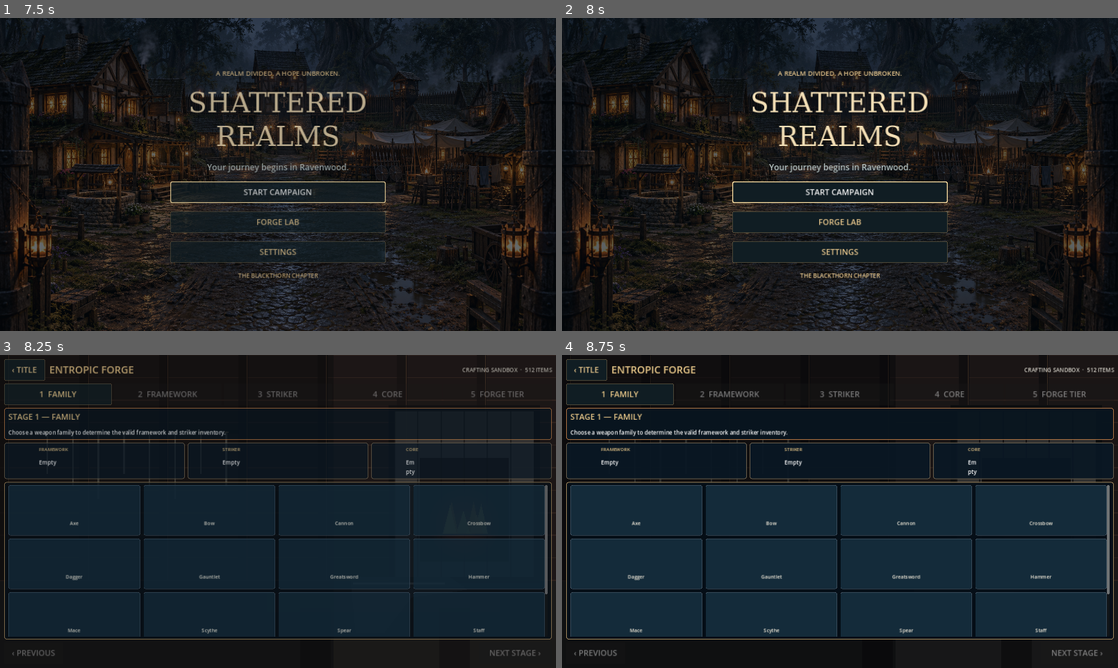
Above: before the commit, frames 1-4 (two rows, left to right).
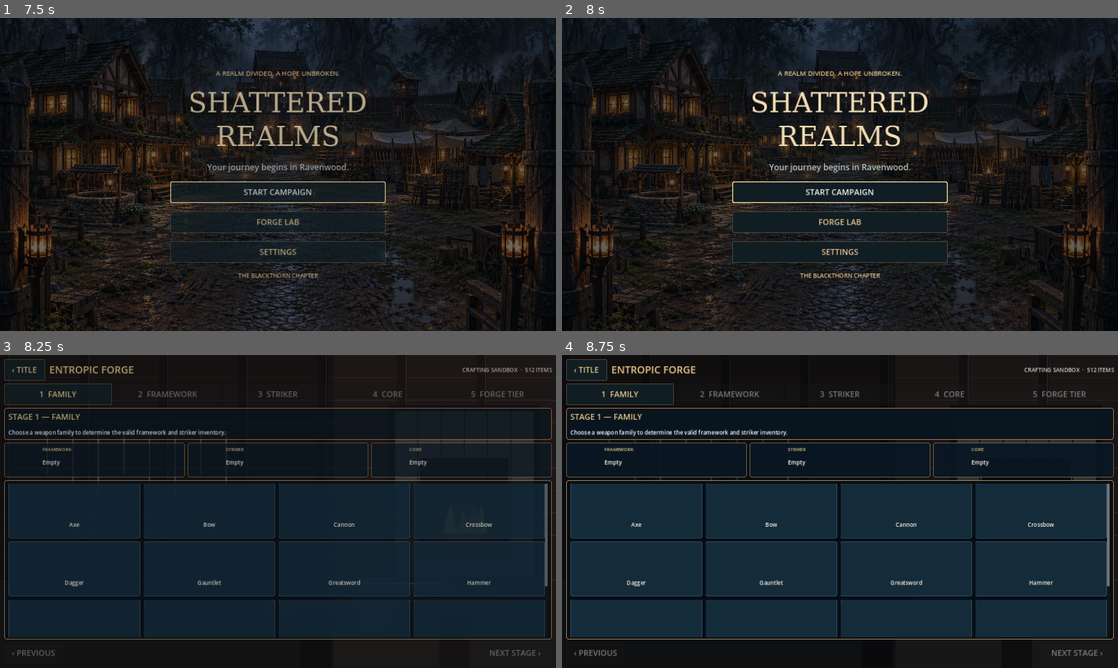
Above: after the commit, the same moments.

Repository: tpylman90-ctrl/shattered-realms-next
Game: Godot game, scene res://scenes/front_end.tscn
Same seed, same stepped clock (60 frames per second), same inputs: the game is played once before the commit and once after it.
Inputs:
- Up to frame 1 (7.5 s): click "START CAMPAIGN" at 0.5 s; click "‹ TITLE" at 1.25 s; click "START CAMPAIGN" at 2 s; click "Ravenwood" at 2.75 s; click "BLACKTHORN ›" at 3.5 s; click "Cursed Mire" at 4.25 s; click "−" at 5 s; click "+" at 5.75 s; click "FIT MAP" at 6.5 s; click "‹ TITLE" at 7.25 s
- Up to frame 2 (8 s): no input
- Up to frame 3 (8.25 s): click "FORGE LAB" at 8 s
- Up to frame 4 (8.75 s): no input

Frames 1-2 are identical in both runs. In frame 3, 6.6% of the frame differs, in the area x 0-100%, y 29-91%; in frame 4, 7.7%.

Commit message:
Improve sparse inventory layouts and show large named weapon artwork or composited assembly preview

Diff:
--- a/scripts/forge_lab_v2.gd
+++ b/scripts/forge_lab_v2.gd
@@ -30,6 +30,10 @@
 var selection_view: Control
 var result_view: Control
 var stage_description: Label
+var assembly_row: HBoxContainer
+var result_art: TextureRect
+var composite_preview: Control
+var result_note: Label
 
 func _ready() -> void:
 	var parsed: Variant = JSON.parse_string(FileAccess.get_file_as_string(CATALOG))
@@ -125,25 +129,27 @@
 	stage_description.autowrap_mode = TextServer.AUTOWRAP_WORD_SMART
 	excol.add_child(stage_description)
 	# Above the scrolling grid we keep all three assembly slots on display.
-	var assembly := HBoxContainer.new()
-	assembly.add_theme_constant_override("separation",8)
-	content_root.add_child(assembly)
+	assembly_row = HBoxContainer.new()
+	assembly_row.add_theme_constant_override("separation",8)
+	content_root.add_child(assembly_row)
 	for index in range(3):
 		var panel := _panel(Color(0.035,0.09,0.14,0.93),Color("#665c4b"))
 		panel.size_flags_horizontal = Control.SIZE_EXPAND_FILL
-		assembly.add_child(panel)
+		assembly_row.add_child(panel)
 		var inside := HBoxContainer.new()
 		panel.add_child(inside)
 		var pic := TextureRect.new()
-		pic.custom_minimum_size = Vector2(76,78)
+		pic.custom_minimum_size = Vector2(86,82)
 		pic.expand_mode = TextureRect.EXPAND_IGNORE_SIZE
 		pic.stretch_mode = TextureRect.STRETCH_KEEP_ASPECT_CENTERED
 		inside.add_child(pic)
 		slot_pictures.append(pic)
 		var names := VBoxContainer.new()
+		names.size_flags_horizontal = Control.SIZE_EXPAND_FILL
 		inside.add_child(names)
 		names.add_child(_label(["FRAMEWORK","STRIKER","CORE"][index],13,GOLD))
 		var value := _label("Empty",16)
+		value.size_flags_horizontal = Control.SIZE_EXPAND_FILL
 		value.autowrap_mode = TextServer.AUTOWRAP_WORD_SMART
 		names.add_child(value)
 		slot_names.append(value)
@@ -178,23 +184,47 @@
 	result_panel.size_flags_horizontal = Control.SIZE_EXPAND_FILL
 	result_scroll.add_child(result_panel)
 	var result_stack := VBoxContainer.new()
-	result_stack.add_theme_constant_override("separation",10)
+	result_stack.size_flags_horizontal = Control.SIZE_EXPAND_FILL
+	result_stack.add_theme_constant_override("separation",6)
 	result_panel.add_child(result_stack)
-	center_label = _label("",30,GOLD)
+	center_label = _label("",29,GOLD)
 	center_label.horizontal_alignment = HORIZONTAL_ALIGNMENT_CENTER
 	result_stack.add_child(center_label)
-	var hero := TextureRect.new()
-	hero.name = "ResultWeaponImage"
-	hero.custom_minimum_size = Vector2(0,220)
-	hero.expand_mode = TextureRect.EXPAND_IGNORE_SIZE
-	hero.stretch_mode = TextureRect.STRETCH_KEEP_ASPECT_CENTERED
-	result_stack.add_child(hero)
+	var reveal := HBoxContainer.new()
+	reveal.add_theme_constant_override("separation",18)
+	result_stack.add_child(reveal)
+	var showcase := VBoxContainer.new()
+	showcase.custom_minimum_size.x = 400
+	showcase.size_flags_horizontal = Control.SIZE_EXPAND_FILL
+	reveal.add_child(showcase)
+	var display_surface := _panel(Color(0.025,0.055,0.09,0.92),GOLD)
+	showcase.add_child(display_surface)
+	var display_center := CenterContainer.new()
+	display_center.custom_minimum_size.y = 246
+	display_surface.add_child(display_center)
+	var art_stack := Control.new()
+	art_stack.custom_minimum_size = Vector2(415,244)
+	display_center.add_child(art_stack)
+	result_art = TextureRect.new()
+	result_art.name = "ResultWeaponImage"
+	result_art.set_anchors_and_offsets_preset(Control.PRESET_FULL_RECT)
+	result_art.expand_mode = TextureRect.EXPAND_IGNORE_SIZE
+	result_art.stretch_mode = TextureRect.STRETCH_KEEP_ASPECT_CENTERED
+	art_stack.add_child(result_art)
+	composite_preview = Control.new()
+	composite_preview.set_anchors_and_offsets_preset(Control.PRESET_FULL_RECT)
+	art_stack.add_child(composite_preview)
+	result_note = _label("",14,Color("#d7c9ac"))
+	result_note.horizontal_alignment = HORIZONTAL_ALIGNMENT_CENTER
+	result_note.autowrap_mode = TextServer.AUTOWRAP_WORD_SMART
+	showcase.add_child(result_note)
 	details = RichTextLabel.new()
 	details.bbcode_enabled = true
 	details.fit_content = true
 	details.scroll_active = false
-	details.custom_minimum_size.y = 160
-	result_stack.add_child(details)
+	details.size_flags_horizontal = Control.SIZE_EXPAND_FILL
+	details.custom_minimum_size = Vector2(370,160)
+	reveal.add_child(details)
 	var footer := HBoxContainer.new()
 	footer.add_theme_constant_override("separation",12)
 	content_root.add_child(footer)
@@ -268,6 +298,7 @@
 	][step]
 	_rebuild_inventory()
 	_refresh_slots()
+	assembly_row.visible = true
 	prev.disabled = step == 0
 	action.text = "START CRAFT" if step == 4 else "NEXT STAGE ›"
 	action.disabled = choice[step] < 0
@@ -281,10 +312,11 @@
 		cards.remove_child(old)
 		old.queue_free()
 	var options := _options()
+	cards.columns = mini(4, maxi(1, options.size()))
 	for i in options.size():
 		var item: Dictionary = options[i]
 		var tile := Button.new()
-		tile.custom_minimum_size = Vector2(175,145)
+		tile.custom_minimum_size = Vector2(205,184) if options.size() <= 6 else Vector2(175,158)
 		tile.size_flags_horizontal = Control.SIZE_EXPAND_FILL
 		tile.clip_contents = true
 		var chosen: bool = i == choice[step]
@@ -299,13 +331,13 @@
 		box.set_anchors_and_offsets_preset(Control.PRESET_FULL_RECT)
 		var pic := TextureRect.new()
 		pic.mouse_filter = Control.MOUSE_FILTER_IGNORE
-		pic.custom_minimum_size.y = 83
+		pic.custom_minimum_size.y = 108 if options.size() <= 6 else 91
 		pic.size_flags_vertical = Control.SIZE_EXPAND_FILL
 		pic.expand_mode = TextureRect.EXPAND_IGNORE_SIZE
 		pic.stretch_mode = TextureRect.STRETCH_KEEP_ASPECT_CENTERED
 		pic.texture = _icon(item)
 		box.add_child(pic)
-		var name := _label(str(item.get("name","Unknown")),14,GOLD if chosen else Color("#f7efde"))
+		var name := _label(str(item.get("name","Unknown")),16,GOLD if chosen else Color("#f7efde"))
 		name.horizontal_alignment = HORIZONTAL_ALIGNMENT_CENTER
 		name.autowrap_mode = TextServer.AUTOWRAP_WORD_SMART
 		name.mouse_filter = Control.MOUSE_FILTER_IGNORE
@@ -389,11 +421,23 @@
 			break
 	selection_view.visible = false
 	result_view.visible = true
+	assembly_row.visible = false
 	stage_heading.text = "CRAFTING COMPLETE — PRACTICE RESULT"
 	stage_description.text = "Hammer timing will be added here later. No items, gold or campaign progress are consumed."
 	center_label.text = str(result.get("name","UNCHARTED ASSEMBLY"))
-	var image: TextureRect = result_view.find_child("ResultWeaponImage",true,false) as TextureRect
-	image.texture = _icon(result) if not result.is_empty() else _icon(b)
+	result_art.texture = null
+	for child in composite_preview.get_children():
+		composite_preview.remove_child(child)
+		child.queue_free()
+	var finished_texture := _icon(result) if not result.is_empty() else null
+	if finished_texture != null:
+		result_art.texture = finished_texture
+		result_note.text = "NAMED RECIPE ARTWORK — catalog concept"
+	else:
+		result_note.text = "UNNAMED ASSEMBLY — component concept preview (final assembled art pending)"
+		_add_composite_component(a,Vector2(36,8),Vector2(296,224))
+		_add_composite_component(b,Vector2(180,21),Vector2(210,188))
+		_add_composite_component(c,Vector2(325,158),Vector2(78,72))
 	var stat := "[b]Weapon family:[/b] %s\n[b]Framework:[/b] %s\n[b]Striker:[/b] %s\n[b]Entropic core:[/b] %s\n[b]Forge:[/b] %s\n" % [
 		families[choice[0]],a["name"],b["name"],c["name"],["Standard","Mistvale","Sands"][choice[4]]]
 	stat += "\n[b]Handling:[/b] %s\n[b]Striker trait:[/b] %s\n[b]Core effect:[/b] %s\n" % [a.get("handling",""),b.get("trait",""),c.get("effect","")]
@@ -416,3 +460,16 @@
 	action.pressed.connect(_advance)
 	prev.text = "‹ PREVIOUS"
 	_set_step(0)
+
+func _add_composite_component(item: Dictionary, origin: Vector2, dimensions: Vector2) -> void:
+	var texture := _icon(item)
+	if texture == null:
+		return
+	var layer := TextureRect.new()
+	layer.texture = texture
+	layer.position = origin
+	layer.size = dimensions
+	layer.expand_mode = TextureRect.EXPAND_IGNORE_SIZE
+	layer.stretch_mode = TextureRect.STRETCH_KEEP_ASPECT_CENTERED
+	layer.mouse_filter = Control.MOUSE_FILTER_IGNORE
+	composite_preview.add_child(layer)
